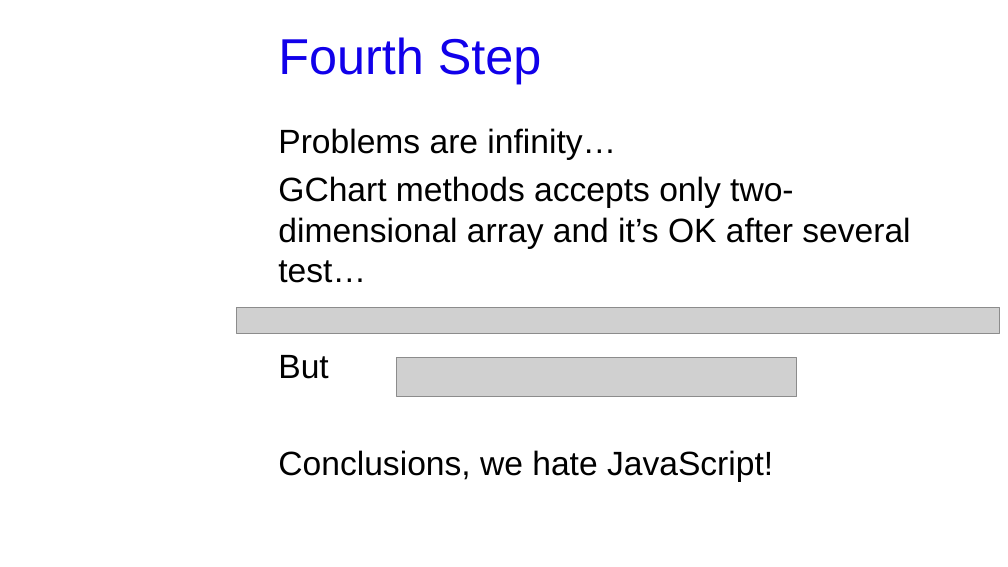
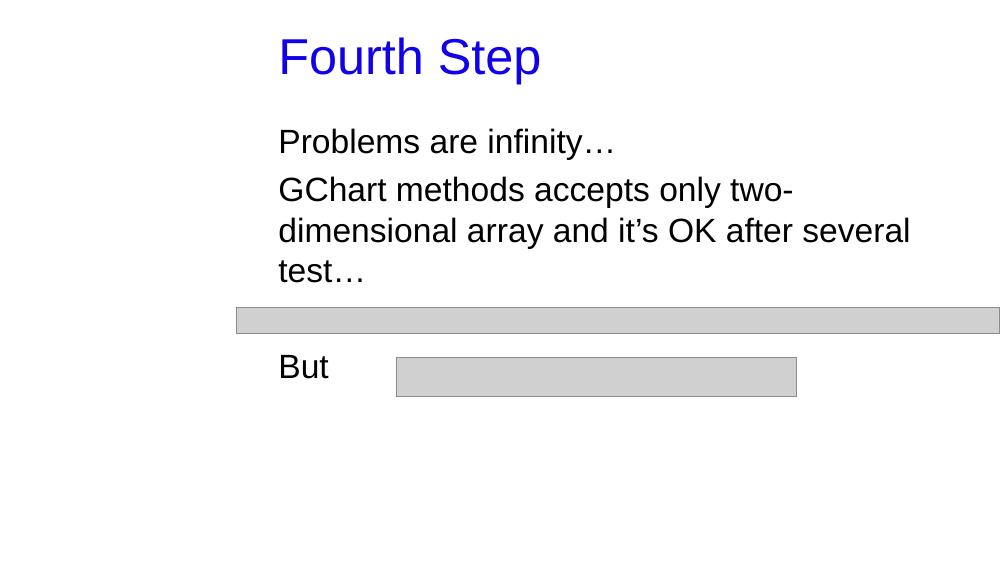
Before and after one commit to GabriM97/CryptoWolf, a slide deck: slide 23 of Student Presentation/Student_Presentation.odp. Drawn at 1008x567 pixels with LibreOffice and Linux fonts; fonts in the diff are those of the drawing; grey boxes stand for pictures; background and template pictures are left out. Boxes give left, top, right and bottom in pixels: in the first picture for what was removed or moved away, otherwise in the second. Text is boxed around its words. In the diff, an @@ line names an element or a change of style, - is before the commit and + after.

```diff
--- a/Student Presentation/Student_Presentation.odp
+++ b/Student Presentation/Student_Presentation.odp
@@ text at <box>278,450,773,482</box>: paragraph removed @@
-Conclusions, we hate JavaScript!
```
Also in this commit, not shown: 6 other slides changed, 2 slides added, 2 slides removed.
